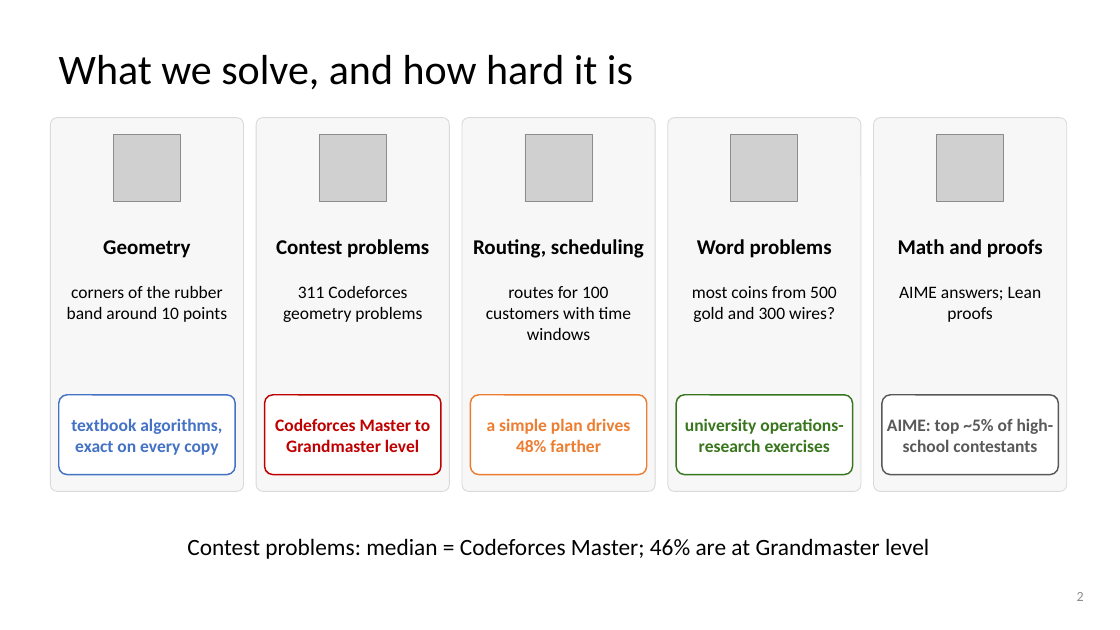
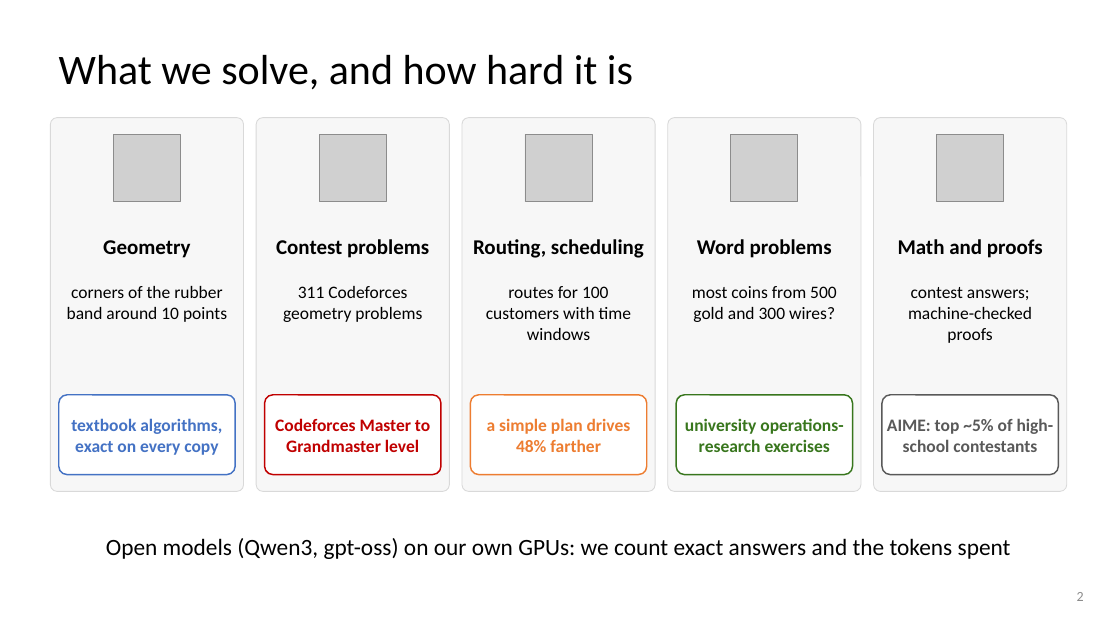
Before and after one commit to dlwns147/CSED490E_Project_Team5, a slide deck: slide 2 of PROPOSAL_slides.pptx. Drawn at 1120x630 pixels with LibreOffice and Linux fonts; fonts in the diff are those of the drawing; grey boxes stand for pictures. Boxes give left, top, right and bottom in pixels: in the first picture for what was removed or moved away, otherwise in the second. Text is boxed around its words. In the diff, an @@ line names an element or a change of style, - is before the commit and + after.

```diff
--- a/PROPOSAL_slides.pptx
+++ b/PROPOSAL_slides.pptx
@@ text at (x1=908, y1=287, x2=1032, y2=343): text changed @@
-AIME answers; Lean proofs
+contest answers; machine-checked proofs
@@ text at (x1=106, y1=538, x2=1011, y2=559): text changed @@
-Contest problems: median = Codeforces Master; 46% are at Grandmaster level
+Open models (Qwen3, gpt-oss) on our own GPUs: we count exact answers and the tokens spent
```
Also in this commit, not shown: 7 other slides changed, 3 other files.
